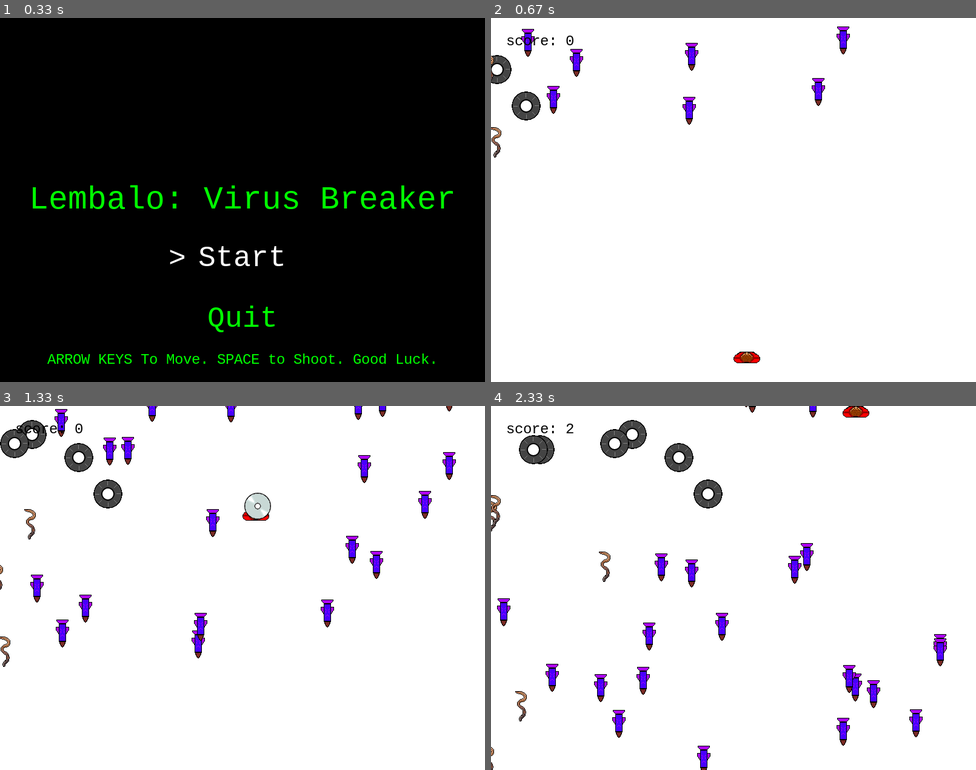
Above: before the commit, frames 1-4 (two rows, left to right).
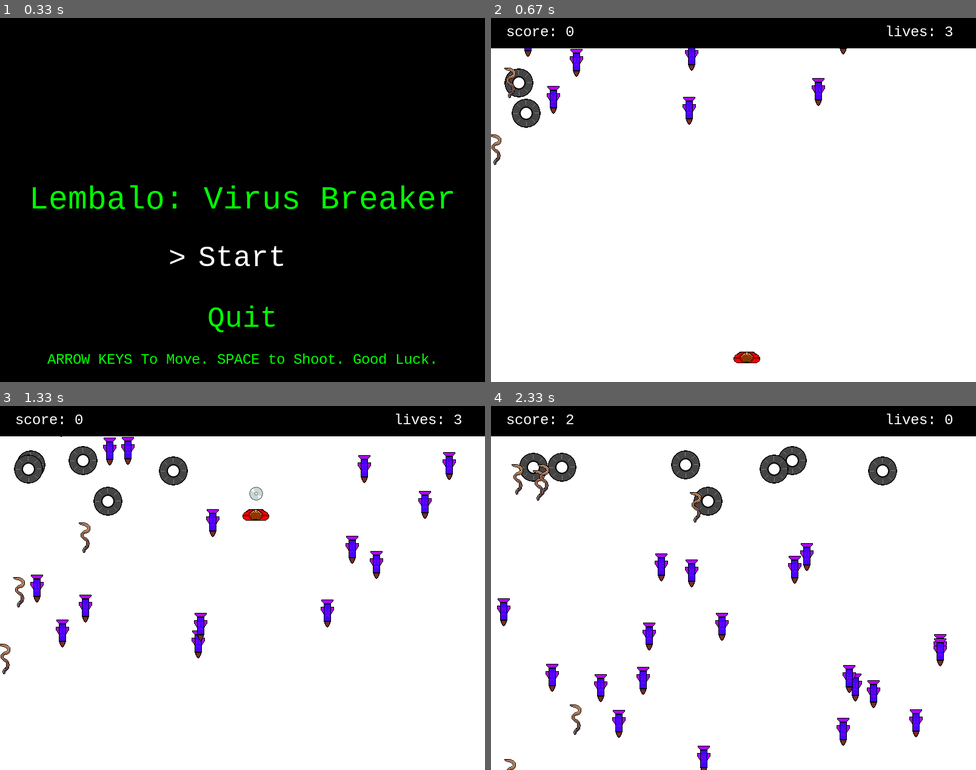
Above: after the commit, the same moments.

Repository: GilbertWilliams/Antimal2ElectricBoogaloo
Game: pygame game, started from main.py
Same seed, same stepped clock (60 frames per second), same inputs: the game is played once before the commit and once after it.
Inputs:
- Up to frame 1 (0.33 s): no input
- Up to frame 2 (0.67 s): tap Enter at 0.33 s
- Up to frame 3 (1.33 s): hold Space 0.67-1.13 s; hold Up 0.67-1.13 s; hold Up from 1.17 s (still down); tap Space at 1.23 s
- Up to frame 4 (2.33 s): tap Space at 1.53, 1.73, 2.03, 2.23 s; release Up at 1.63 s; hold Right 1.67-2.13 s; hold Left from 2.17 s (still down)

Frame 1 is identical in both runs. In frame 2, 9.2% of the frame differs, in the area x 0-100%, y 0-41%; in frame 3, 11%; in frame 4, 12%, in the area x 0-100%, y 0-100%.

Commit message:
The Diversion
Made screen flash when hit, added keanu to game, added live counter and
information area, all to avoid creating the second level

Diff:
--- a/main.py
+++ b/main.py
@@ -26,6 +26,10 @@
         self.rect = self.image.get_rect() # Make a rectangle using the image dimensions
         self.rect.x = x # Set top left x coordinate to passed value
         self.rect.y = y # Set top left y coordinate to passed value
+        self.width = self.rect.width
+        self.height = self.rect.height
+        self.centerx = self.width / 2
+        self.centery = self.height / 2
         self.dx = 0 # Set default velocity on the x-axis
         self.dy = 0 # Set default velocity on the y-axis
         self.headcount = 0
@@ -40,6 +44,7 @@
 
     def takeLife(self):
         self.lives -= 1
+        screen.fill((255, 0, 0))
 
     def update(self):
         # Change player position
@@ -60,16 +65,21 @@
         if pygame.sprite.spritecollide(player, enemySprites, True) or pygame.sprite.spritecollide(player, flierSprites, True):
             if self.lives <= 0:
                 self.kill()
-            self.takeLife()
+            else:
+                self.takeLife()
 
 
 class Bullet(pygame.sprite.Sprite): # Projectile Class
     def __init__(self):
         pygame.sprite.Sprite.__init__(self) # Initiate parent class
-        self.image = pygame.image.load('resources/disc.png') # Set sprite image
+        self.image = pygame.image.load('resources/disc_s.png') # Set sprite image
         self.rect = self.image.get_rect() # Get rectangle from sprite image
         self.rect.x = -100
         self.rect.y = -100
+        self.width = self.rect.width
+        self.height = self.rect.height
+        self.centerx = self.width / 2
+        self.centery = self.height / 2
         self.vel = -30 # Default velocity
 
     def update(self):
@@ -97,7 +107,11 @@
 
         # Check for collision between bullet and player
         if pygame.sprite.spritecollide(player, enemyBullets, True):
-            player.takeLife()
+            if player.lives <= 0:
+                player.kill()
+            else:
+                player.takeLife()
+
 
         # Set boundaries
         if self.rect.y >= 650:
@@ -134,7 +148,7 @@
         self.rect = self.image.get_rect()
         self.rect.x = x
         self.rect.y = y
-        self.dx = 6
+        self.dx = randrange(5, 15, 1)
         self.dy = 0
 
     def shoot(self):
@@ -158,7 +172,7 @@
 class Boss(pygame.sprite.Sprite):
     def __init__(self, x, y):
         pygame.sprite.Sprite.__init__(self)
-        self.image = pygame.image.load('resources/hotshotgg.png')
+        self.image = pygame.image.load('sprites/keanu.png')
         self.rect = self.image.get_rect()
         self.rect.x = x
         self.rect.y = y
@@ -210,7 +224,7 @@
     #Spawns enemies at random X values and offscreen by 50 on the Y axis
     enemy = [Enemy(randrange(0, 750, 10), randrange(-50, 50, 10))]
 
-    flier = [Flier(randrange(-50, 50, 1), randrange(0, 150, 1))]
+    flier = [Flier(randrange(-50, 50, 1), randrange(60, 150, 1))]
 
     # Add more initial enemies
     for x in range(0, 3):
@@ -282,8 +296,8 @@
                     bullet = Bullet()
                     bulletSprites.add(bullet)
                     allSprites.add(bullet)
-                    bullet.rect.x = player.rect.x
-                    bullet.rect.y = player.rect.y
+                    bullet.rect.x = player.rect.x + player.centerx - bullet.centerx
+                    bullet.rect.y = player.rect.y + player.centery / 2 - bullet.centery
 
             # Stop Moving
             elif event.type == pygame.KEYUP:
@@ -307,11 +321,11 @@
                 allSprites.add(newEnemy)
 
             elif event.type == flierSpawn and not bossSpawn and isAlive:
-                newflier = Flier(randrange(-150, -50, 1), randrange(10, 100, 1))
+                newflier = Flier(randrange(-150, -50, 1), randrange(60, 100, 1))
                 flierSprites.add(newflier)
                 allSprites.add(newflier)
 
-            elif event.type == bossre and bossSpawn and isAlive:
+            elif event.type == bossre and bossSpawn and isAlive and bossDead:
                 bossBullet1 = flierBullet(boss.rect.x, boss.rect.y + 75)
                 bossBullet2 = flierBullet(boss.rect.x + 150, boss.rect.y + 75)
                 enemyBullets.add(bossBullet1, bossBullet2)
@@ -321,6 +335,7 @@
         # Create screen surface object and draw objects on it
         screen.fill((255,255,255))
 
+
         # Update and draw all sprites
         allSprites.update()
         allSprites.draw(screen)
@@ -329,11 +344,20 @@
         if not playerSprite.has(player):
             isAlive = False
 
+        topbit = (Rect((0, 0), (800, 50)))
+        screen.fill((0, 0, 0), topbit)
+
         # Keep score
         score = player.headcount
         scoreString = str(score)
-        scoreboard = scoreFont.render("score: " + scoreString, 1, (0, 0, 0))
-        screen.blit(scoreboard, (25,25))
+        scoreboard = scoreFont.render("score: " + scoreString, 1, (255, 255, 255))
+        screen.blit(scoreboard, (25,10))
+
+        # Count lives
+        lives = player.lives
+        liveString = str(lives)
+        liveCount = scoreFont.render("lives: " + liveString, 1, (255, 255, 255))
+        screen.blit(liveCount, (650,10))
 
         scoreLimit = 50
         # Enemy counter for boss fight
Binary file added: resources/disc_s.png
Renamed: sprites/Keanu Reeves.png -> sprites/keanu.png
Renamed: sprites/Keanu Reeves2.png -> sprites/keanu_angry.png
Renamed: sprites/Keanu Reeves2 frm2.png -> sprites/keanu_angry_sparks.png
Renamed: sprites/Keanu Reeves frm2.png -> sprites/keanu_sparks.png
